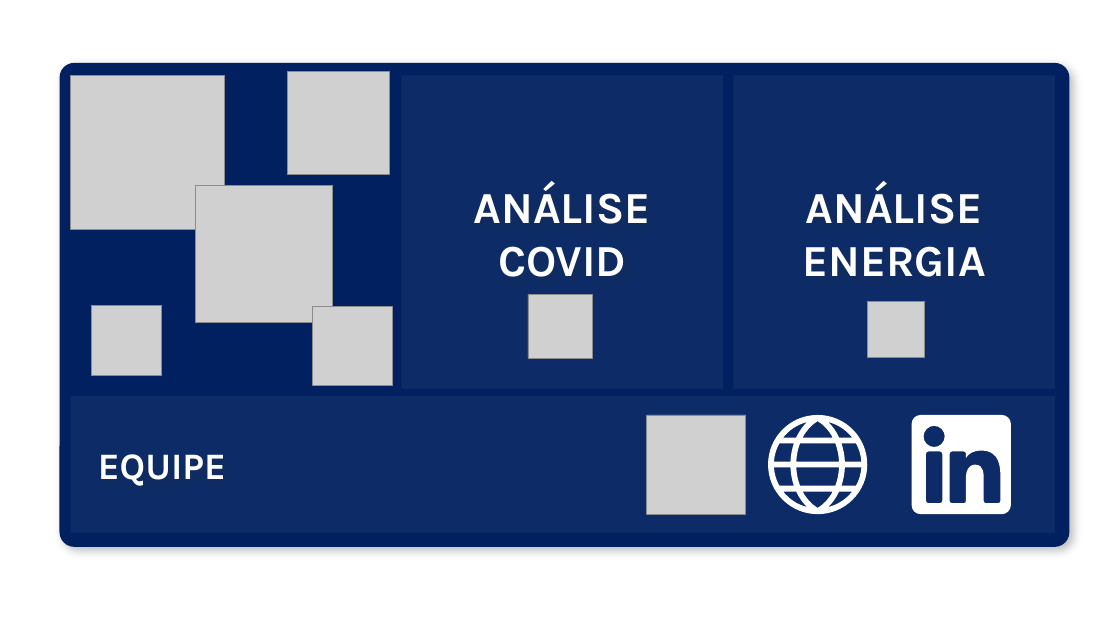
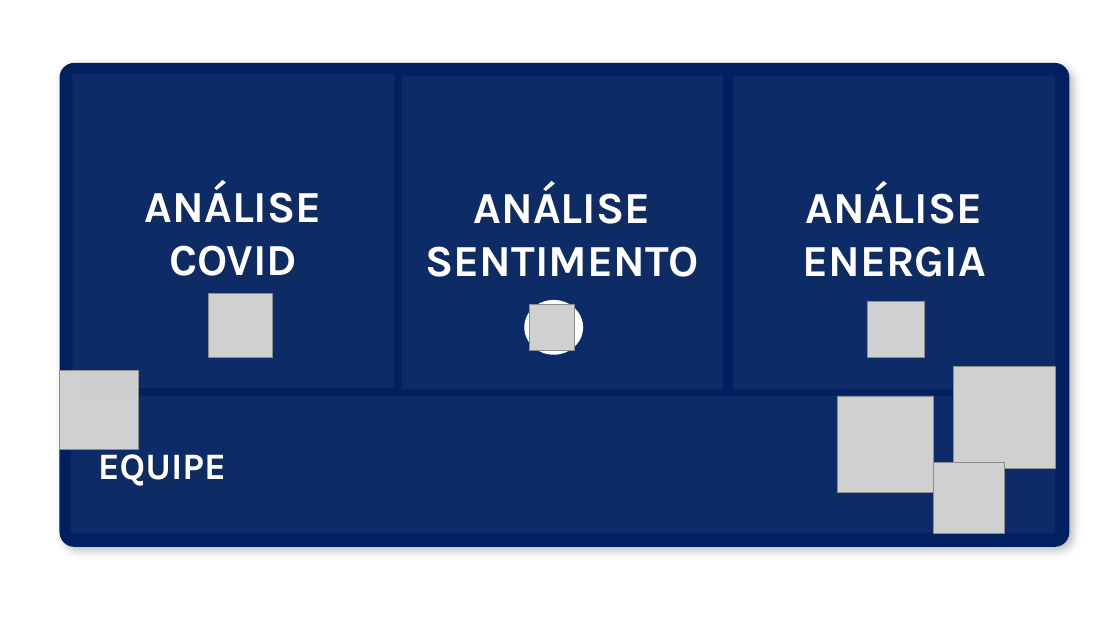
Before and after one commit to duartejr/bootcamp-covid-research, a slide deck: slide 1 of playground/dashboard/COVID.pptx. Drawn at 1120x630 pixels with LibreOffice and Linux fonts; fonts in the diff are those of the drawing; grey boxes stand for pictures; background and template pictures are left out. Boxes give left, top, right and bottom in pixels: in the first picture for what was removed or moved away, otherwise in the second. Text is boxed around its words. In the diff, an @@ line names an element or a change of style, - is before the commit and + after.

```diff
--- a/playground/dashboard/COVID.pptx
+++ b/playground/dashboard/COVID.pptx
@@ rounded rectangle added at (72,74,394,387), fill #FFFFFF at 5% opacity, 38 pt, text #FFFFFF, bold @@
+ANÁLISE COVID
@@ picture removed at (287,72,390,175) @@
@@ text in rounded rectangle at (425,183,698,277): text changed @@
-ANÁLISE COVID
+ANÁLISE SENTIMENTO
@@ picture: place and size @@
-picture at (528,294,592,358)
+picture at (208,294,272,358)
@@ ellipse added at (524,300,583,355), fill #FFFFFF @@
@@ picture added at (529,305,575,350) @@
@@ picture: place and size @@
-picture at (313,307,393,386)
+picture at (60,371,139,450)
@@ picture: place and size @@
-picture at (71,76,224,229)
+picture at (954,366,1055,468)
@@ picture removed at (647,415,746,514) @@
@@ freeform shape removed at (768,415,867,514) @@
@@ picture: place and size @@
-picture at (196,185,333,322)
+picture at (838,396,934,492)
@@ freeform shape removed at (912,415,1011,514) @@
@@ picture: place and size @@
-picture at (92,306,162,376)
+picture at (934,463,1005,534)
```
Also in this commit, not shown: 2 other slides changed, 2 slides added, 1 slide removed.
